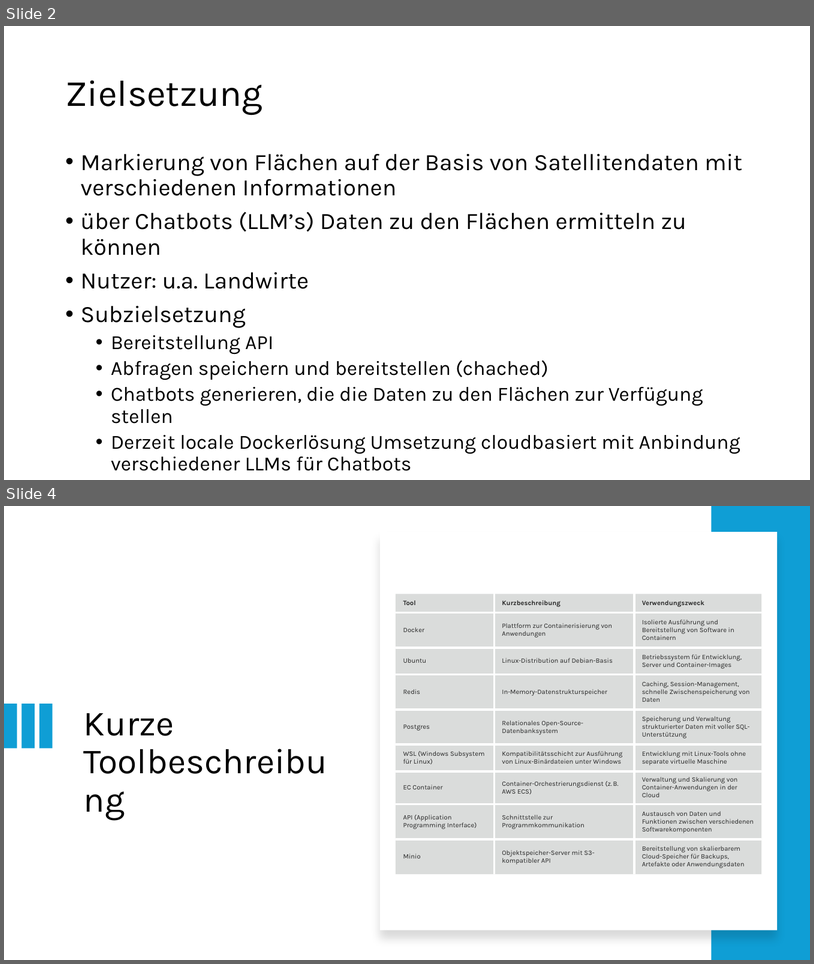
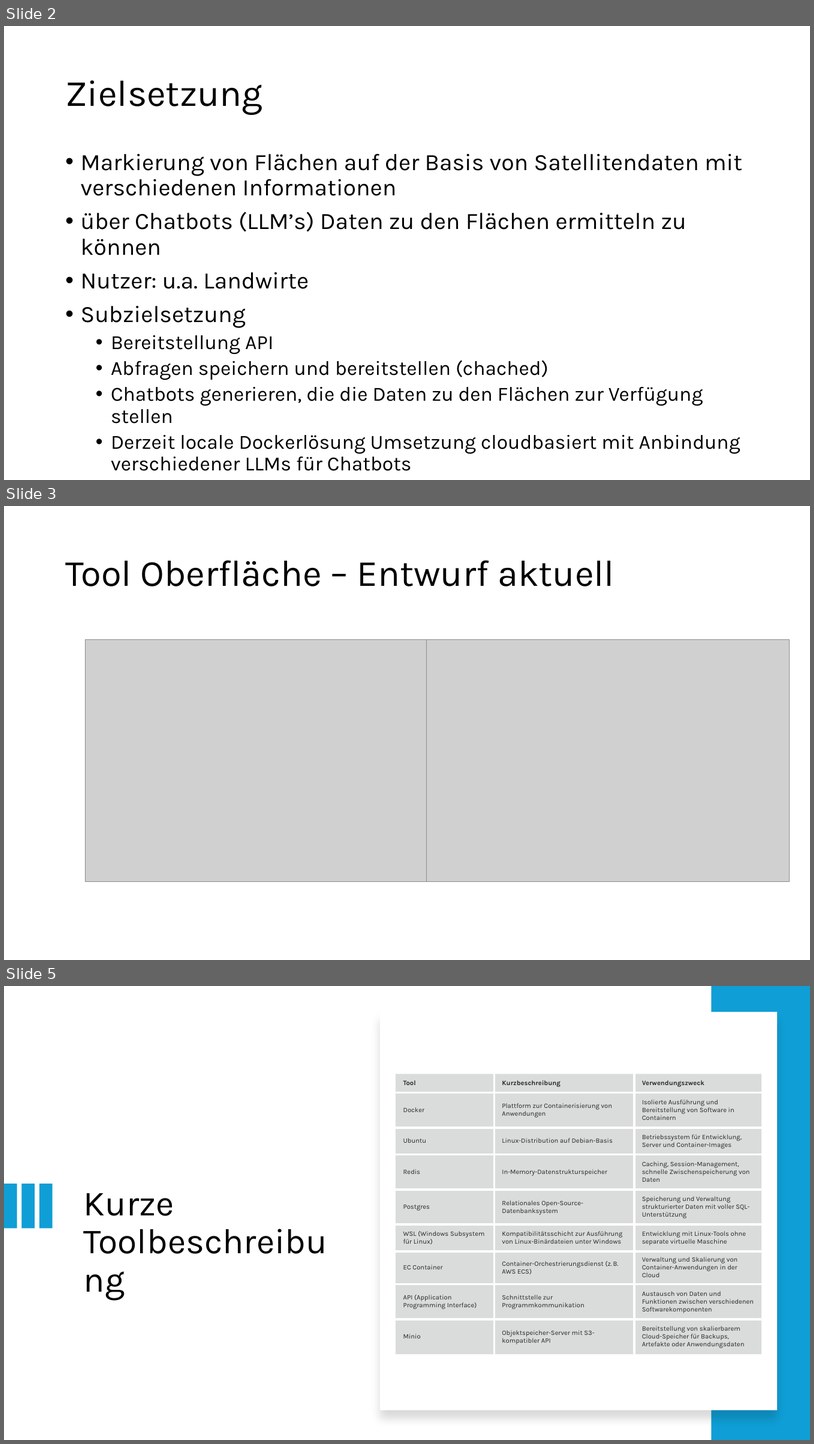
Before and after one commit to anneri51/fl-chennutzungstool, a slide deck: Flächennutzungstool.pptx. Shown one above the other, each under a label of ours: slides 2 and 4 before the commit, slides 2, 3 and 5 after it; the slides between them are not shown. The pictures are 814x964 and 814x1444 pixels, drawn with LibreOffice and Linux fonts; fonts in the diff are those of the drawing; grey boxes stand for pictures. Boxes give left, top, right and bottom in pixels: in the first picture for what was removed or moved away, otherwise in the second. Text is boxed around its words. In the diff, an @@ line names an element or a change of style, - is before the commit and + after.

Commit message:
Add files via upload
with Oberflächen Mock, Toolübersicht Erweiterung

```diff
--- a/Flächennutzungstool.pptx
+++ b/Flächennutzungstool.pptx
@@ slide 3 added at (4,506,810,960), background #FFFFFF @@
@@ title added at (65,560,615,586), 44 pt, text #000000 @@
+Tool Oberfläche – Entwurf aktuell
@@ picture added at (86,639,427,881) @@
@@ picture added at (427,639,790,881) @@
@@ what was slide 4 is now slide 5 @@
```
Also in this commit, not shown: 1 slide changed.
